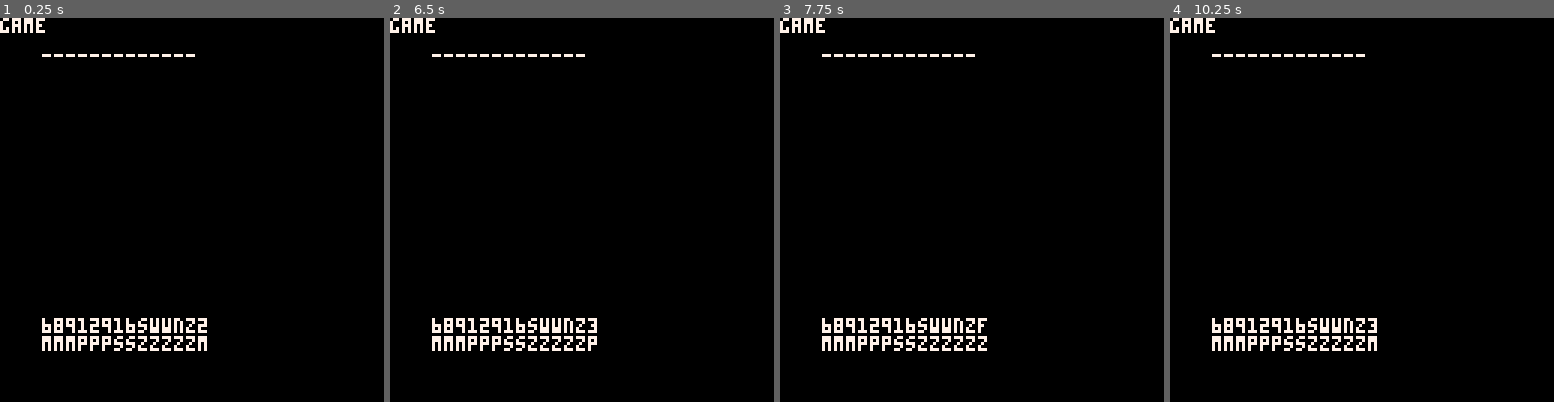
Above: before the commit, frames 1-4 (left to right).
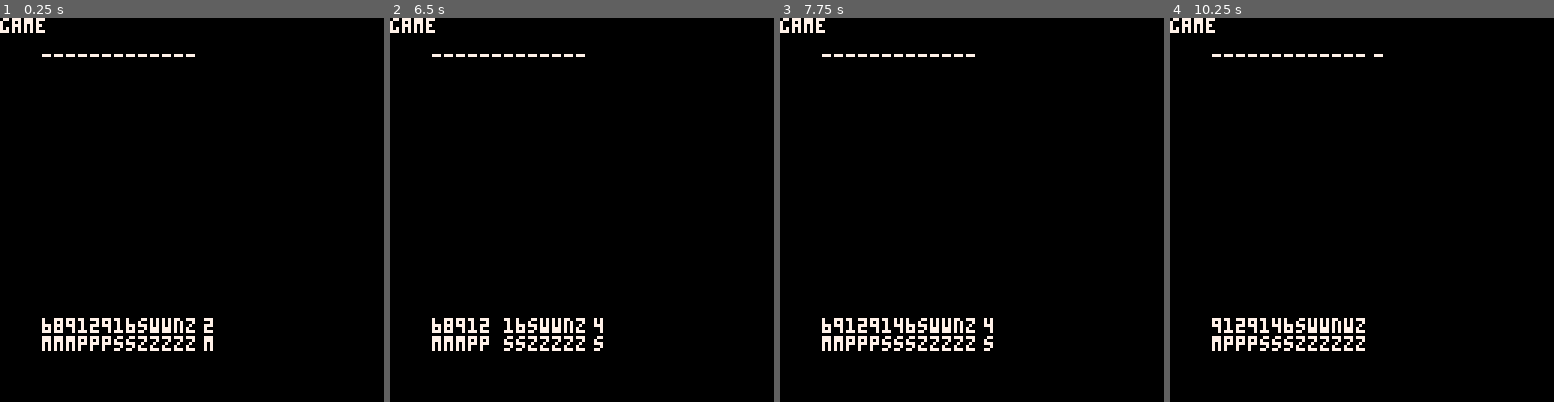
Above: after the commit, the same moments.

Repository: lychees/pico8-workshop
Game: PICO-8 cartridge mahjong.p8
Two runs of this game, one before a commit and one after it. Both use one fixed random seed, a clock stepped at 60 frames per second and the inputs below.
Inputs:
- Up to frame 1 (0.25 s): no input
- Up to frame 2 (6.5 s): tap O (Z key) at 0.33, 0.7, 1.43, 2.22, 3.1, 3.98, 4.87, 5.75 s; hold Left 1.97-2.37 s; hold Right 2.87-3.53 s; hold Right 4.13-4.53 s; hold Left 5.13-5.8 s; hold Left from 6.23 s (still down)
- Up to frame 3 (7.75 s): release Left at 6.63 s; tap O (Z key) at 6.63, 7.52 s; hold Right from 7.13 s (still down)
- Up to frame 4 (10.25 s): release Right at 7.8 s; hold Right 8.4-8.8 s; tap O (Z key) at 8.4, 9.28, 10.17 s; hold Left 9.4-10.07 s

The runs differ from the first frame. In frame 1, 0.2% of the frame differs, in the area x 51-56%, y 78-87%; in frame 2, 0.3%; in frame 3, 0.5%; in frame 4, 0.7%, in the area x 10-56%, y 9-87%.

Commit message:
抓牌，打牌
抓牌，打牌

Diff:
--- a/mahjong.p8
+++ b/mahjong.p8
@@ -1,6 +1,12 @@
 pico-8 cartridge // http://www.pico-8.com
 version 18
 __lua__
+
+function debug(t)
+  start_scene.root.text = t
+  active_scene = start_scene
+end
+
 function _init()
   start_scene = scene:new()
   game_scene = scene:new()
@@ -28,15 +34,28 @@
     p2:init(hill)
     p1.hand.draw = function(self)
       for i=1,#self do
-        suit, order = parse_tile(self[i])
-        print(order,10+4*i,100,7)
-        print(suit,10+4*i,100+6,7)
+        if not(self.active and self.active_index == i and not self.flashing) then
+          suit, order = parse_tile(self[i])
+          local o = 0
+          if i == 14 then
+            o += 2
+          end
+          print(order,10+4*i+o,100,7)
+          print(suit,10+4*i+o,100+6,7)
+        end
       end
     end
     p2.hand.draw = function(self)
       for i=1,#self do
-        print('-',10+4*i,10)
-      end
+        local o = 0
+        if i == 14 then
+          o += 2
+        end
+        print('-',10+4*i+o,10)
+      end
+    end
+    p1.hand.twinkle = function(self)
+      self.flashing = not self.flashing
     end
     self.children = {}
     add(self.children, p1.hand)
@@ -44,13 +63,34 @@
 
     self.player_turn = function(self)
       p1:draw_a_tile()
+      p1.hand.active = true
+      p1.hand.active_index = 14
+      p1.hand.flashing = true
+      game_scene.animations.twinkle = twinkle:new(nil,p1.hand,20)
       self.update = self.player_select_tile_to_discard
     end
 
     self.player_select_tile_to_discard = function(self)
+
       if btn(0) then
+        if p1.hand.active_index > 1 then
+          sfx(0)
+          p1.hand.active_index -= 1
+        end
+      end
+
+      if btn(1) then
+        if p1.hand.active_index < #p1.hand then
+          sfx(0)
+          p1.hand.active_index += 1
+        end
+      end
+
+      if btn(4) then
         sfx(0)
-        p1:discard(14)
+        game_scene.animations.twinkle = nil
+        p1:discard(p1.hand.active_index)
+        p1.hand.active = false
         self.update = self.cpu_turn
       end
     end
@@ -61,7 +101,7 @@
     end
 
     self.cpu_select_tile_to_discard = function(self)
-      if btn(0) then
+      if btn(4) then
         sfx(0)
         p2:discard(14)
         self.update = self.player_turn
@@ -80,19 +120,17 @@
   setmetatable(o, self)
   self.__index = self
   self.active_layer={}
+  self.animations={}
+  self.last_scene=nil
   return o
 end
 function scene:update() --?
   self.active_layer:update()
-  --[[
-  for a to all(self.animations) do
-    a.timer -= 1
-    a.target.x += a.dx
-    a.target.y += a.dy
-    if a.timer == 0 then
-    end
-  end
-  --]]
+  if self.animations ~= nil then
+    for k,v in pairs(self.animations) do
+      v:update()
+    end
+  end
 end
 function scene:draw()
   cls()
@@ -113,6 +151,23 @@
     for c in all(self.children) do
       c:draw()
     end
+  end
+end
+twinkle = {}
+function twinkle:new(o,target,period)
+  o = o or {}
+  setmetatable(o, self)
+  self.__index = self
+  o.target = target
+  o.period = period
+  o.timer = period
+  return o
+end
+function twinkle:update()
+  self.timer -= 1
+  if self.timer <= 0 then
+    self.target:twinkle()
+    self.timer = self.period
   end
 end
 -->8
